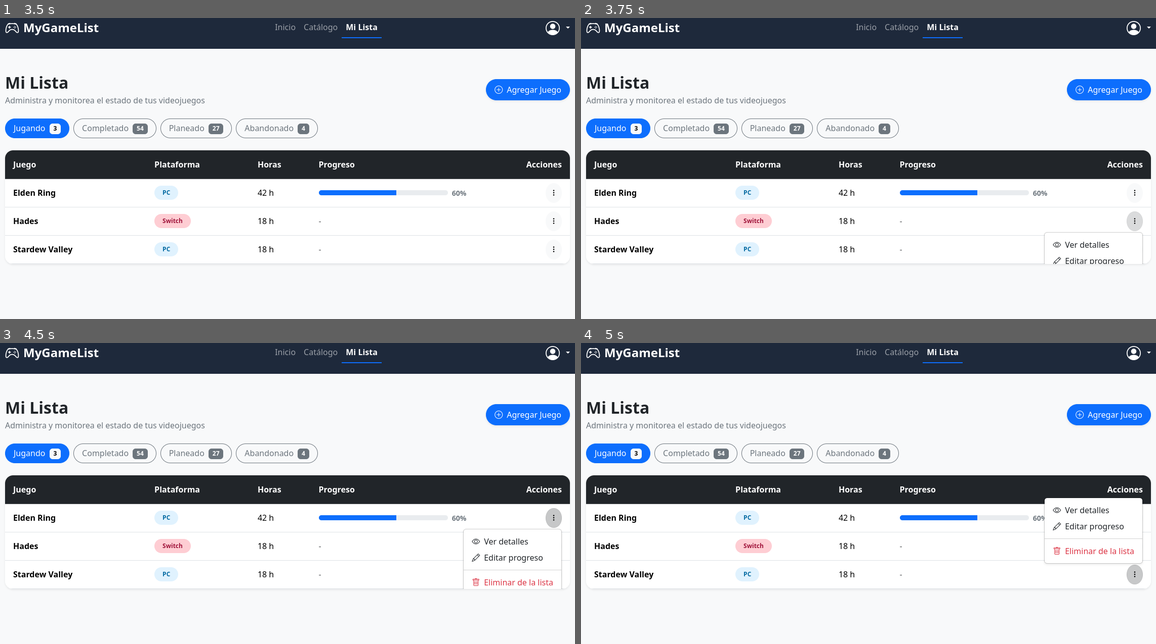
Above: before the commit, frames 1-4 (two rows, left to right).
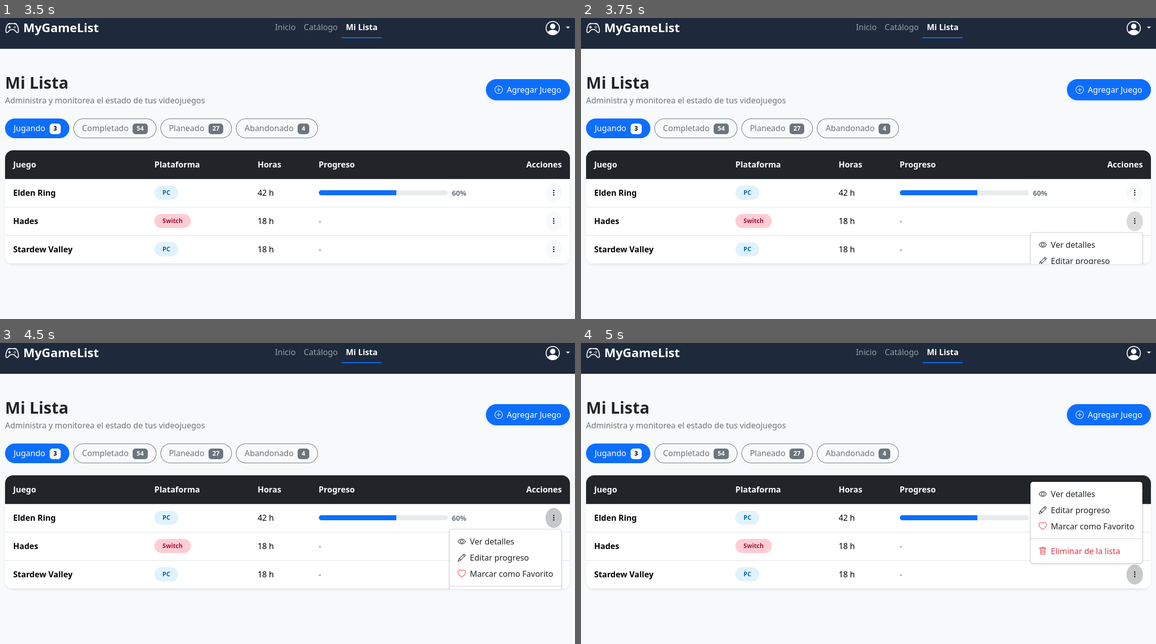
Above: after the commit, the same moments.

Repository: RigoLlamas/MyGameList
Game: browser game, page FRONTEND/views/my-list.html
Two runs of this game, one before a commit and one after it. Both use one fixed random seed, a clock stepped at 60 frames per second and the inputs below.
Inputs (mouse positions are in pixels of both pictures, inside the frame that each line leads up to; where the layout moved, square brackets give the same spot in the first picture):
- Up to frame 1 (3.5 s): click (287, 141) at 0.27 s; click (287, 165) at 1.07 s; click "Mi Lista" at 1.27 s; click (172, 117) at 1.67 s; click (557, 27) at 1.87 s; click (402, 105) at 2.27 s; click "Completado 54" at 2.47 s; click (373, 189) at 2.87 s; click "Abandonado 4" at 3.07 s; click (143, 201) at 3.47 s
- Up to frame 2 (3.75 s): click "Más opciones" at 3.67 s
- Up to frame 3 (4.5 s): click (287, 433) [287, 427] at 4.07 s; click "Más opciones" at 4.27 s
- Up to frame 4 (5 s): click (1035, 490) [1035, 481] at 4.67 s; click "Más opciones" at 4.87 s

Frame 1 is identical in both runs. In frame 2, 0.3% of the frame differs, in the area x 78-95%, y 71-82%; in frame 3, 0.6%; in frame 4, 1.6%, in the area x 78-98%, y 46-74%.

Commit message:
Add favorite button

Diff:
--- a/FRONTEND/views/my-list.html
+++ b/FRONTEND/views/my-list.html
@@ -118,6 +118,7 @@
                                         <ul class="dropdown-menu dropdown-menu-end shadow-sm">
                                             <li><a class="dropdown-item" href="game-detail.html"><i class="bi bi-eye me-2"></i>Ver detalles</a></li>
                                             <li><a class="dropdown-item" href="#"><i class="bi bi-pencil me-2"></i>Editar progreso</a></li>
+                                            <li><a class="dropdown-item" href="#"><i class="bi bi-heart me-2 text-danger"></i>Marcar como Favorito</a></li>
                                             <li><hr class="dropdown-divider"></li>
                                             <li><a class="dropdown-item text-danger" href="#"><i class="bi bi-trash me-2"></i>Eliminar de la lista</a></li>
                                         </ul>
@@ -141,6 +142,7 @@
                                         <ul class="dropdown-menu dropdown-menu-end shadow-sm">
                                             <li><a class="dropdown-item" href="game-detail.html"><i class="bi bi-eye me-2"></i>Ver detalles</a></li>
                                             <li><a class="dropdown-item" href="#"><i class="bi bi-pencil me-2"></i>Editar progreso</a></li>
+                                            <li><a class="dropdown-item" href="#"><i class="bi bi-heart me-2 text-danger"></i>Marcar como Favorito</a></li>
                                             <li><hr class="dropdown-divider"></li>
                                             <li><a class="dropdown-item text-danger" href="#"><i class="bi bi-trash me-2"></i>Eliminar de la lista</a></li>
                                         </ul>
@@ -164,6 +166,7 @@
                                         <ul class="dropdown-menu dropdown-menu-end shadow-sm">
                                             <li><a class="dropdown-item" href="game-detail.html"><i class="bi bi-eye me-2"></i>Ver detalles</a></li>
                                             <li><a class="dropdown-item" href="#"><i class="bi bi-pencil me-2"></i>Editar progreso</a></li>
+                                            <li><a class="dropdown-item" href="#"><i class="bi bi-heart me-2 text-danger"></i>Marcar como Favorito</a></li>
                                             <li><hr class="dropdown-divider"></li>
                                             <li><a class="dropdown-item text-danger" href="#"><i class="bi bi-trash me-2"></i>Eliminar de la lista</a></li>
                                         </ul>
